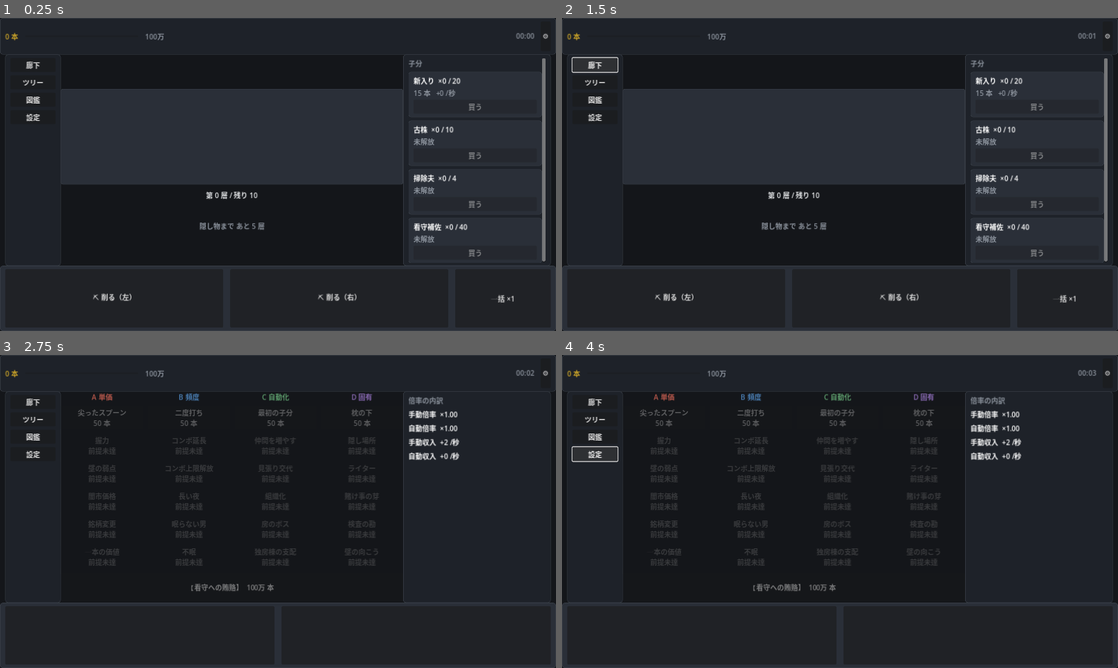
Above: before the commit, frames 1-4 (two rows, left to right).
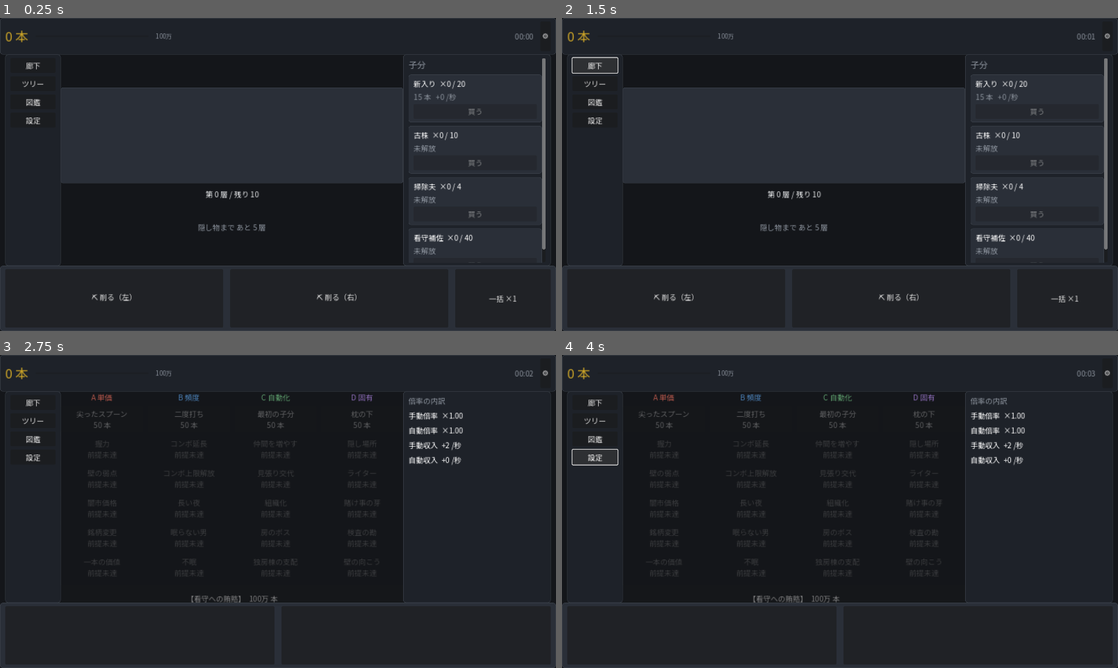
Above: after the commit, the same moments.

Repository: fafanfarth/Incremental_game
Game: Godot game, scene res://ui/main.tscn
The game is run twice, just before and just after one commit, with the same random seed, the same clock (stepped at 60 frames per second) and the same inputs.
Inputs:
- Up to frame 1 (0.25 s): no input
- Up to frame 2 (1.5 s): click "⚙" at 0.5 s; click "廊下" at 1.25 s
- Up to frame 3 (2.75 s): click "ツリー" at 2 s
- Up to frame 4 (4 s): click "図鑑" at 2.75 s; click "設定" at 3.5 s

The runs differ from the first frame. In frame 1, 2.8% of the frame differs, in the area x 0-99%, y 4-91%; in frame 2, 2.8%; in frame 3, 3.6%; in frame 4, 3.7%, in the area x 0-99%, y 4-80%.

Commit message:
Bundle Japanese fonts, which the build needs before any device test
Godot 4's default font is Open Sans, which has no CJK coverage, and this
UI is entirely Japanese. Building as it stood would have put tofu boxes
on the phone in place of every label. The editor can hide this by
falling back to a system font, so it would likely have surfaced first on
the device.

Three OFL-licensed candidates are now in assets/fonts, all verified to
carry every kanji the UI uses. typography.gd holds the face and the four
text sizes in one place, and builds the theme in code rather than a
.tres. Counters and prices use tabular figures, since the currency
readout changes every frame and proportional digits make the columns
jitter.

A preview screen switches faces at runtime against a live counter, so
the choice can be made on the actual screen rather than from a
description. Chapter 13 covers the build path - Xcode, signing, the
export preset with landscape locked - and lists what only a person can
judge: whether the rail and panel clear the notch, whether both thumbs
reach the dig buttons, whether 14px kanji stay legible.

ui-smoke now asserts the fonts load and contain CJK, so this particular
failure cannot come back silently.

All three faces are bundled at 15MB total while the choice is open; the
unused ones get deleted once it is made.

Co-Authored-By: Claude Opus 5 <noreply@anthropic.com>
Claude-Session: https://claude.ai/code/session_01Eh9Evneie73TuhudGLYDdz

Diff:
--- a/godot/tests/ui_smoke.gd
+++ b/godot/tests/ui_smoke.gd
@@ -87,6 +87,32 @@
 		screen.queue_free()
 		await process_frame
 
+	# フォントの同梱と CJK 収録。ここが抜けると実機で日本語が全て豆腐になる
+	for face in Typography.FILES:
+		var path: String = Typography.FILES[face]
+		if not ResourceLoader.exists(path):
+			push_error("フォントが無い: %s" % path)
+			failed += 1
+			continue
+		var f: FontFile = load(path)
+		if f == null:
+			push_error("フォントが読めない: %s" % path)
+			failed += 1
+			continue
+		# 「賄」が出せなければ日本語 UI は成立しない
+		if not f.has_char(0x8CC4):
+			push_error("CJK が入っていない: %s" % path)
+			failed += 1
+			continue
+		print("フォント %s → 日本語を出せる" % Typography.LABELS[face])
+
+	var theme := Typography.build_theme()
+	if theme == null or theme.default_font == null:
+		push_error("テーマが組めない")
+		failed += 1
+	else:
+		print("テーマ → 既定フォントと等幅数字を設定できた")
+
 	# 表示規則（05章 5.8）
 	var cases := {
 		"8,240": Fmt.amount(8240.0),
--- /dev/null
+++ b/godot/ui/debug/font_preview.gd
@@ -0,0 +1,83 @@
+extends Control
+## フォント選定用の比較画面。実機で書体を切り替えて見比べる。
+##
+## 見るべきは3つ:
+##   1. 毎フレーム変わるカウンタで桁が踊らないか（等幅数字が効いているか）
+##   2. 右パネル相当の小さい文字（14px）で漢字が潰れないか
+##   3. 監獄という舞台に合うか
+##
+## 決まったら ui/typography.gd の DEFAULT を変え、使わないフォントは削除する。
+
+const SAMPLE_SMALL := "看守への賄賂 / 前提未達 / 定員 / 未解放 / 倍率の内訳"
+const SAMPLE_BODY := "第 7 層 / 残り 2,140   消灯時間：手動では削れない"
+const SAMPLE_HEAD := "独房棟 ― 壁を削ってタバコを稼ぐ"
+
+var _face: int = Typography.DEFAULT
+var _rows: VBoxContainer
+var _counter: Label
+var _face_label: Label
+var _t := 0.0
+
+
+func _ready() -> void:
+	var bg := ColorRect.new()
+	bg.color = Palette.BG
+	bg.set_anchors_and_offsets_preset(Control.PRESET_FULL_RECT)
+	add_child(bg)
+
+	var margin := MarginContainer.new()
+	margin.set_anchors_and_offsets_preset(Control.PRESET_FULL_RECT)
+	for side in ["left", "right", "top", "bottom"]:
+		margin.add_theme_constant_override("margin_" + side, 28)
+	add_child(margin)
+
+	_rows = VBoxContainer.new()
+	_rows.add_theme_constant_override("separation", 14)
+	margin.add_child(_rows)
+
+	_face_label = _add(SAMPLE_HEAD, &"Head", Palette.TEXT)
+	_counter = _add("", &"Counter", Palette.GOLD)
+	_add(SAMPLE_BODY, &"", Palette.TEXT)
+	_add(SAMPLE_SMALL, &"Small", Palette.TEXT_DIM)
+	_add("0123456789  ×12  +120%  1.2万  34.5万  100万", &"Numeric", Palette.TEXT)
+
+	var switch := Button.new()
+	switch.text = "書体を切り替える"
+	switch.pressed.connect(_cycle)
+	_rows.add_child(switch)
+
+	var note := Label.new()
+	note.theme_type_variation = &"Small"
+	note.text = "カウンタは毎フレーム変わる。桁が左右に踊らないかを見ること"
+	note.add_theme_color_override("font_color", Palette.TEXT_DIM)
+	_rows.add_child(note)
+
+	_apply()
+
+
+func _add(text: String, variation: StringName, color: Color) -> Label:
+	var label := Label.new()
+	label.text = text
+	if variation != &"":
+		label.theme_type_variation = variation
+	label.add_theme_color_override("font_color", color)
+	_rows.add_child(label)
+	return label
+
+
+func _process(delta: float) -> void:
+	# 実際のカウンタと同じく毎フレーム変わる値を出す
+	_t += delta * 137.0
+	_counter.text = "%s 本" % Fmt.amount(1234.0 + _t)
+
+
+func _cycle() -> void:
+	var faces := Typography.FILES.keys()
+	_face = faces[(faces.find(_face) + 1) % faces.size()]
+	_apply()
+
+
+func _apply() -> void:
+	Typography.set_face(_face)
+	theme = Typography.build_theme(_face)
+	_face_label.text = "%s ― %s" % [Typography.LABELS[_face], SAMPLE_HEAD]
--- /dev/null
+++ b/godot/ui/debug/font_preview.tscn
@@ -0,0 +1,12 @@
+[gd_scene load_steps=2 format=3]
+
+[ext_resource type="Script" path="res://ui/debug/font_preview.gd" id="1"]
+
+[node name="FontPreview" type="Control"]
+layout_mode = 3
+anchors_preset = 15
+anchor_right = 1.0
+anchor_bottom = 1.0
+grow_horizontal = 2
+grow_vertical = 2
+script = ExtResource("1")
--- a/godot/ui/frame/game_frame.gd
+++ b/godot/ui/frame/game_frame.gd
@@ -75,7 +75,11 @@
 	left_rail.add_theme_stylebox_override("panel", Palette.panel(Palette.SURFACE))
 	right_panel.add_theme_stylebox_override("panel", Palette.panel(Palette.SURFACE))
 	$BottomBar.add_theme_stylebox_override("panel", Palette.panel(Palette.SURFACE_HI))
+	# カウンタは毎フレーム変わる。等幅数字にしないと桁が左右に踊る
+	currency_label.theme_type_variation = &"Counter"
 	currency_label.add_theme_color_override("font_color", Palette.GOLD)
+	goal_label.theme_type_variation = &"Small"
+	timer_label.theme_type_variation = &"Numeric"
 	goal_label.add_theme_color_override("font_color", Palette.TEXT_DIM)
 	timer_label.add_theme_color_override("font_color", Palette.TEXT_DIM)
 
--- a/godot/ui/main.gd
+++ b/godot/ui/main.gd
@@ -3,6 +3,20 @@
 ##
 ## Phase 1 の範囲はステージ1の垂直スライス。廊下（ハブ）と他の棟は Phase 2 以降。
 
+## フォント選定中は起動時に比較画面を出せる。
+## 実機で `--font-preview` 相当の確認をしたいときは PREVIEW を true にする
+const PREVIEW := false
+
+
 func _ready() -> void:
+	# Godot 既定のフォントに CJK は無い。ここで必ず差し替える
+	theme = Typography.build_theme()
+
+	if PREVIEW:
+		var preview := preload("res://ui/debug/font_preview.tscn").instantiate()
+		preview.set_anchors_and_offsets_preset(Control.PRESET_FULL_RECT)
+		add_child(preview)
+		return
+
 	Game.attach(self)
 	Game.start_stage("stage01")
--- a/godot/ui/stages/stage01_screen.gd
+++ b/godot/ui/stages/stage01_screen.gd
@@ -83,6 +83,7 @@
 	var slot: VBoxContainer = _frame.right_slot
 
 	var heading := Label.new()
+	heading.theme_type_variation = &"Head"
 	heading.text = "子分"
 	heading.add_theme_color_override("font_color", Palette.TEXT_DIM)
 	slot.add_child(heading)
@@ -95,6 +96,7 @@
 
 		var title := Label.new()
 		var cost := Label.new()
+		cost.theme_type_variation = &"Numeric"
 		cost.add_theme_color_override("font_color", Palette.TEXT_DIM)
 		var buy := Button.new()
 		buy.text = "買う"
--- /dev/null
+++ b/godot/ui/typography.gd
@@ -0,0 +1,95 @@
+class_name Typography
+## 書体と文字サイズを1箇所に集める（フォント選定中）。
+##
+## **Godot 4 の既定フォントに CJK は含まれない。** 同梱しないと実機で
+## 日本語が全て豆腐になるため、ここで必ず差し替える。
+##
+## 数字は等幅にする。カウンタは毎フレーム変わるので、字幅が揃っていないと
+## 桁が左右に踊って読めなくなる。
+
+enum Face { NOTO, ZEN, MPLUS }
+
+const FILES := {
+	Face.NOTO: "res://assets/fonts/NotoSansJP-Regular.ttf",
+	Face.ZEN: "res://assets/fonts/ZenKakuGothicNew-Regular.ttf",
+	Face.MPLUS: "res://assets/fonts/MPLUS1p-Regular.ttf",
+}
+
+const BOLD_FILES := {
+	Face.NOTO: "res://assets/fonts/NotoSansJP-Bold.ttf",
+}
+
+const LABELS := {
+	Face.NOTO: "Noto Sans JP",
+	Face.ZEN: "Zen Kaku Gothic New",
+	Face.MPLUS: "M PLUS 1p",
+}
+
+## 選定が済んだらここを変え、使わないフォントのファイルは消す
+const DEFAULT := Face.NOTO
+
+## 文字サイズ。実機で小さすぎたらここだけ直す
+const SIZE_COUNTER := 30   # 上部バーの通貨
+const SIZE_HEAD := 20      # 見出し
+const SIZE_BODY := 17      # 本文・ボタン
+const SIZE_SMALL := 14     # 右パネルの補足
+
+static var _current: Face = DEFAULT
+
+
+static func face() -> Face:
+	return _current
+
+
+static func set_face(value: Face) -> void:
+	_current = value
+
+
+static func font(face_id: int = -1) -> FontFile:
+	var id: int = _current if face_id < 0 else face_id
+	return load(FILES[id]) as FontFile
+
+
+static func bold_font(face_id: int = -1) -> FontFile:
+	var id: int = _current if face_id < 0 else face_id
+	return load(BOLD_FILES.get(id, FILES[id])) as FontFile
+
+
+## 数字が等幅になる書体変種。カウンタと価格はこれを使う
+static func tabular(face_id: int = -1) -> FontVariation:
+	var v := FontVariation.new()
+	v.base_font = font(face_id)
+	# tnum = 等幅数字。対応していない書体では無視されるだけで害はない
+	v.opentype_features = {_tag("tnum"): 1}
+	return v
+
+
+static func _tag(text: String) -> int:
+	return TextServerManager.get_primary_interface().name_to_tag(text)
+
+
+## 画面全体に適用する Theme を組む。.tres を持たずコードで作る
+static func build_theme(face_id: int = -1) -> Theme:
+	var theme := Theme.new()
+	var body := font(face_id)
+	var digits := tabular(face_id)
+
+	theme.default_font = body
+	theme.default_font_size = SIZE_BODY
+
+	theme.set_type_variation(&"Counter", &"Label")
+	theme.set_font(&"font", &"Counter", digits)
+	theme.set_font_size(&"font_size", &"Counter", SIZE_COUNTER)
+
+	theme.set_type_variation(&"Numeric", &"Label")
+	theme.set_font(&"font", &"Numeric", digits)
+	theme.set_font_size(&"font_size", &"Numeric", SIZE_BODY)
+
+	theme.set_type_variation(&"Small", &"Label")
+	theme.set_font_size(&"font_size", &"Small", SIZE_SMALL)
+
+	theme.set_type_variation(&"Head", &"Label")
+	theme.set_font_size(&"font_size", &"Head", SIZE_HEAD)
+
+	theme.set_font_size(&"font_size", &"Button", SIZE_BODY)
+	return theme
Binary file added: godot/assets/fonts/MPLUS1p-Regular.ttf
Binary file added: godot/assets/fonts/NotoSansJP-Bold.ttf
Binary file added: godot/assets/fonts/NotoSansJP-Regular.ttf
Binary file added: godot/assets/fonts/ZenKakuGothicNew-Regular.ttf
Not shown, added: godot/export_presets.cfg
Not shown, changed: README.md
Not shown, added: docs/13-device-testing.md
Not shown, changed: godot/README.md
Not shown, added: godot/assets/fonts/README.md
